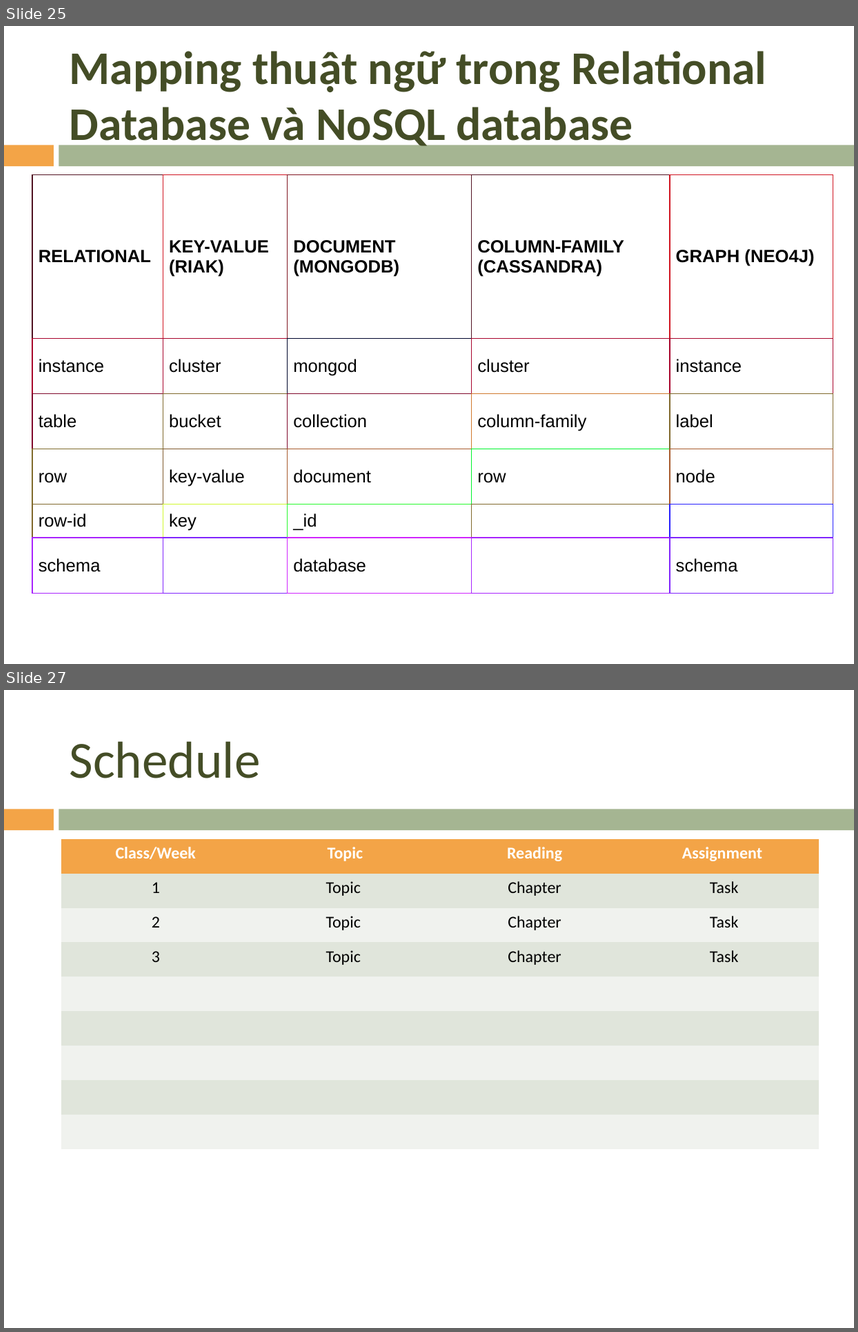
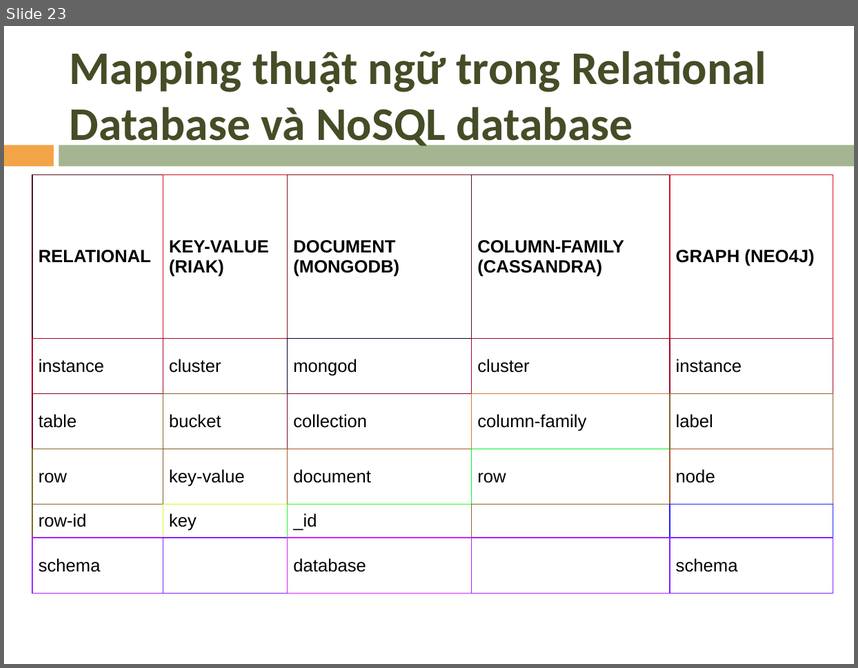
Before and after one commit to mrviit/notes, a slide deck: pp_template/nonsql/NoSQL.pptx. Shown one above the other, each under a label of ours: slides 25 and 27 before the commit, slide 23 after it; the slides between them are not shown. The pictures are 858x1332 and 858x668 pixels, drawn with LibreOffice and Linux fonts; fonts in the diff are those of the drawing; background and template pictures are left out. Boxes give left, top, right and bottom in pixels: in the first picture for what was removed or moved away, otherwise in the second. Text is boxed around its words. In the diff, an @@ line names an element or a change of style, - is before the commit and + after.

```diff
--- a/pp_template/nonsql/NoSQL.pptx
+++ b/pp_template/nonsql/NoSQL.pptx
@@ slide 27 removed at bbox=[4, 690, 854, 1328], background picture (left out); not listed: 2 template elements that a slide beside it also shows @@
@@ title removed at bbox=[70, 741, 261, 778] @@
-Schedule
@@ table removed at bbox=[61, 839, 819, 1149], 9 rows, 4 columns @@
-Class/Week | Topic | Reading | Assignment
-1 | Topic | Chapter | Task
-2 | Topic | Chapter | Task
-3 | Topic | Chapter | Task
- |  |  | 
- |  |  | 
- |  |  | 
- |  |  | 
- |  |  | 
@@ what was slide 25 is now slide 23 @@
```
Also in this commit, not shown: 2 slides changed, 12 slides added, 10 other slides removed, 4 other files.
